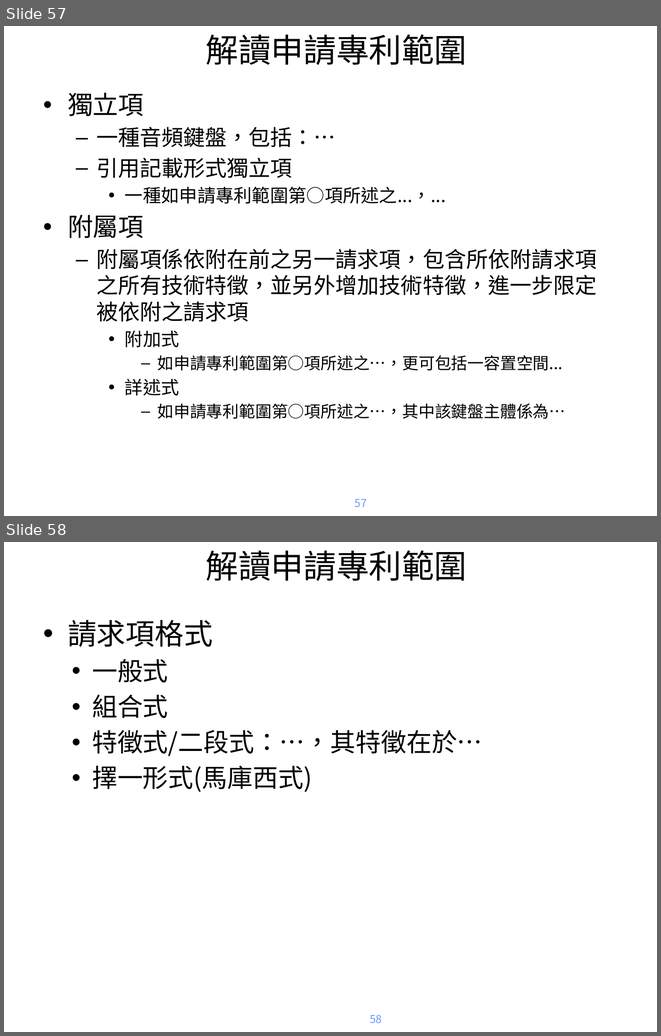
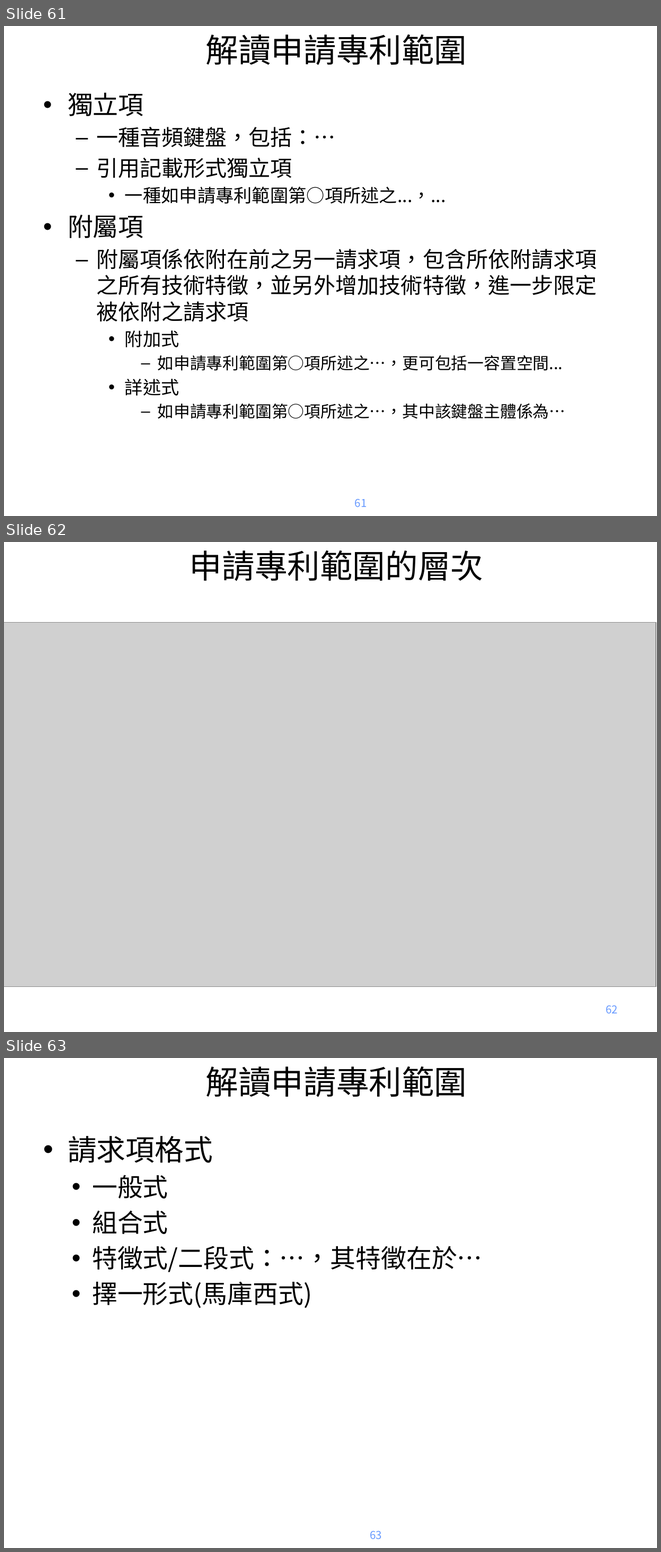
Before and after one commit to cjs930/Software-patents, a slide deck: 專利閱讀.pptx. Shown one above the other, each under a label of ours: slides 57 and 58 before the commit, slides 61, 62 and 63 after it. The pictures are 661x1036 and 661x1552 pixels, drawn with LibreOffice and Linux fonts; fonts in the diff are those of the drawing; grey boxes stand for pictures; background and template pictures are left out. Boxes give left, top, right and bottom in pixels: in the first picture for what was removed or moved away, otherwise in the second. Text is boxed around its words. In the diff, an @@ line names an element or a change of style, - is before the commit and + after.

```diff
--- a/專利閱讀.pptx
+++ b/專利閱讀.pptx
@@ slide 62 added at (x1=4, y1=542, x2=657, y2=1032), background #FFFFFF @@
@@ title added at (x1=190, y1=550, x2=483, y2=581), 36 pt, text #000000 @@
+申請專利範圍的層次
@@ picture added at (x1=4, y1=623, x2=656, y2=987) @@
@@ page number added at (x1=606, y1=1005, x2=618, y2=1013), 12 pt, text #6699FF @@
+62
@@ what was slide 57 is now slide 61 @@
@@ page number at (x1=355, y1=499, x2=367, y2=507): text changed @@
-57
+61
@@ what was slide 58 is now slide 63 @@
@@ page number at (x1=370, y1=1530, x2=382, y2=1539): text changed @@
-58
+63
```
Also in this commit, not shown: 1 slide changed, 4 other slides added, 1 other file.
